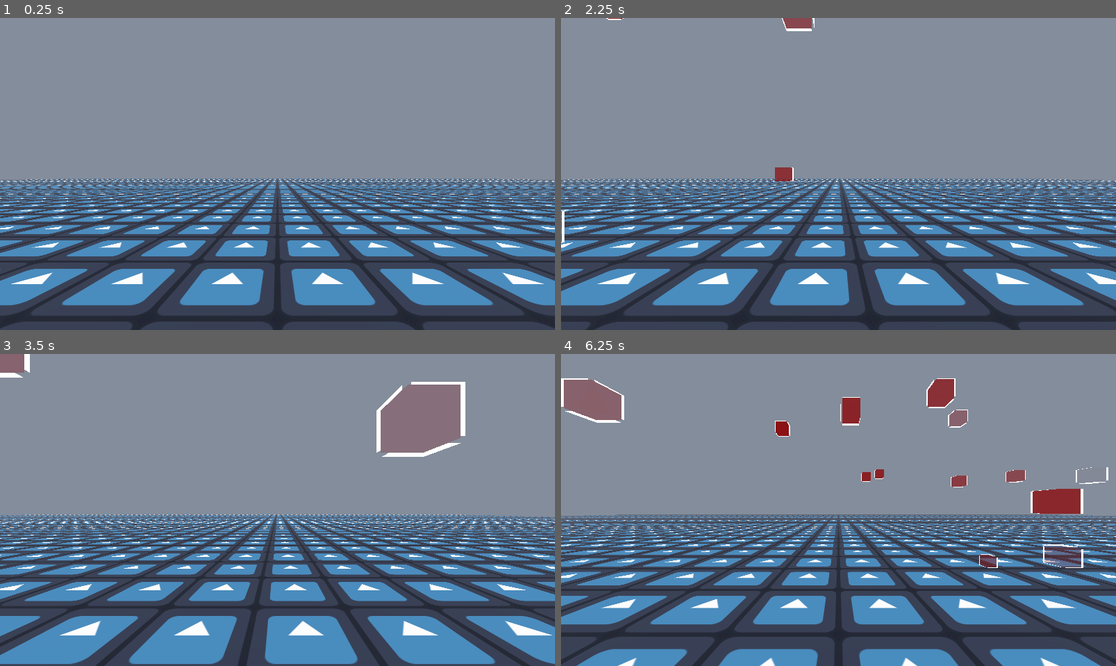
Above: before the commit, frames 1-4 (two rows, left to right).
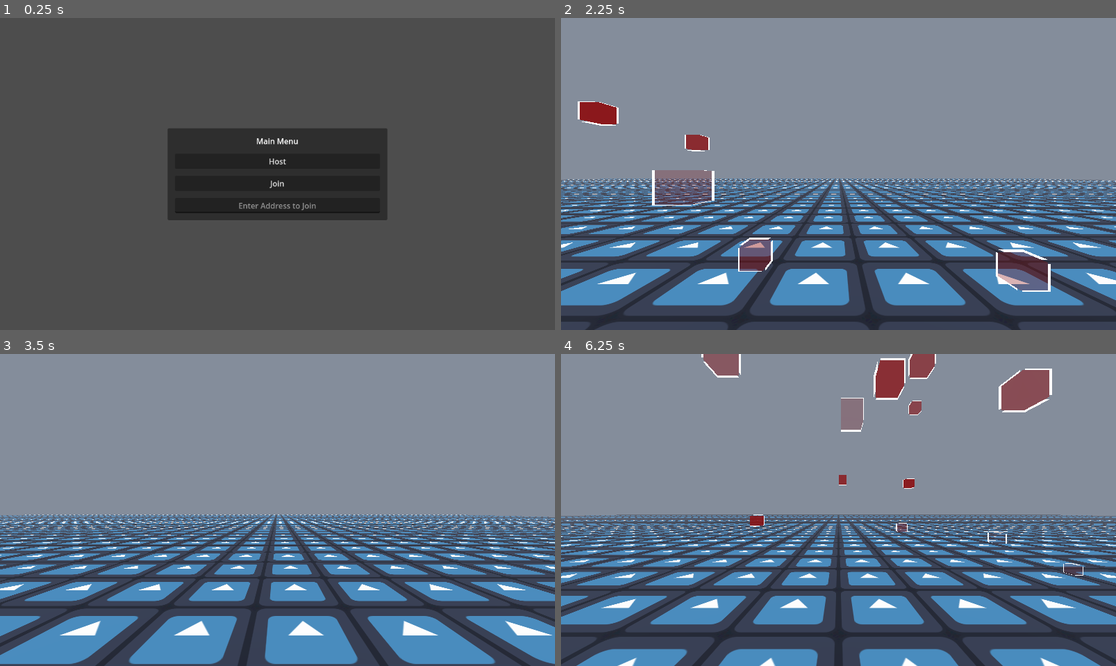
Above: after the commit, the same moments.

Repository: Exponential182/3-Programmers-In-A-Trench-Coat
Game: Godot game, scene res://prefabs/handler.tscn
Same seed, same stepped clock (60 frames per second), same inputs: the game is played once before the commit and once after it. Before the commit the project starts from res://prefabs/world.tscn. The engine's default icon, where the game draws it, is replaced by a stand-in: a white triangle on a blue panel in a dark square.
Inputs (mouse positions are in pixels of both pictures, inside the frame that each line leads up to):
- Up to frame 1 (0.25 s): no input
- Up to frame 2 (2.25 s): click (838, 161) at 0.5 s, where only the run after the commit has a clickable "Host"; tap Enter (ui_accept) at 1.25, 1.52 s; hold Right (ui_right) 1.28-2.03 s; hold Down (ui_down) from 2.03 s (still down)
- Up to frame 3 (3.5 s): tap Enter (ui_accept) at 2.27 s; release Down (ui_down) at 2.78 s; hold Right (ui_right) from 2.78 s (still down)
- Up to frame 4 (6.25 s): release Right (ui_right) at 3.53 s; hold Up (ui_up) 3.53-4.28 s; tap Enter (ui_accept) at 3.77, 4.52, 5.27 s; hold Left (ui_left) 4.28-5.78 s; hold Down (ui_down) from 5.78 s (still down)

The runs differ from the first frame. In frame 1, 81% of the frame differs, in the area x 0-100%, y 0-100%; in frame 2, 3.6%; in frame 3, 3.7%; in frame 4, 7.0%.

Commit message:
Implemented Local multiplayer and project handling scene

Diff:
--- /dev/null
+++ b/prefabs/handler.tscn
@@ -0,0 +1,23 @@
+[gd_scene load_steps=4 format=3 uid="uid://bvjr04hue2iay"]
+
+[ext_resource type="Script" uid="uid://ci1gcmyfajfvf" path="res://scripts/handler.gd" id="1_mpweb"]
+[ext_resource type="PackedScene" uid="uid://cnlqhaltlkfjt" path="res://prefabs/world.tscn" id="2_cggjq"]
+[ext_resource type="PackedScene" uid="uid://bve2xvqs2j3cm" path="res://prefabs/menu.tscn" id="2_gbxyt"]
+
+[node name="Node" type="Node"]
+script = ExtResource("1_mpweb")
+
+[node name="World" parent="." instance=ExtResource("2_cggjq")]
+visible = false
+
+[node name="CanvasLayer" parent="." instance=ExtResource("2_gbxyt")]
+
+[node name="MultiplayerSpawner" type="MultiplayerSpawner" parent="."]
+_spawnable_scenes = PackedStringArray("uid://bb3egfwmtl37w")
+spawn_path = NodePath("../World/Players")
+
+[connection signal="pressed" from="CanvasLayer/Main Menu/MarginContainer/VBoxContainer/HostButton" to="." method="_on_host_button_pressed"]
+[connection signal="pressed" from="CanvasLayer/Main Menu/MarginContainer/VBoxContainer/JoinButton" to="." method="_on_join_button_pressed"]
+
+[editable path="World"]
+[editable path="CanvasLayer"]
--- /dev/null
+++ b/prefabs/menu.tscn
@@ -0,0 +1,44 @@
+[gd_scene format=3 uid="uid://bve2xvqs2j3cm"]
+
+[node name="CanvasLayer" type="CanvasLayer"]
+
+[node name="Main Menu" type="PanelContainer" parent="."]
+anchors_preset = 15
+anchor_right = 1.0
+anchor_bottom = 1.0
+offset_left = 348.0
+offset_top = 228.5
+offset_right = -348.0
+offset_bottom = -228.5
+grow_horizontal = 2
+grow_vertical = 2
+
+[node name="MarginContainer" type="MarginContainer" parent="Main Menu"]
+layout_mode = 2
+theme_override_constants/margin_left = 15
+theme_override_constants/margin_top = 15
+theme_override_constants/margin_right = 15
+theme_override_constants/margin_bottom = 15
+
+[node name="VBoxContainer" type="VBoxContainer" parent="Main Menu/MarginContainer"]
+layout_mode = 2
+theme_override_constants/separation = 15
+
+[node name="Label" type="Label" parent="Main Menu/MarginContainer/VBoxContainer"]
+layout_mode = 2
+text = "Main Menu"
+horizontal_alignment = 1
+vertical_alignment = 1
+
+[node name="HostButton" type="Button" parent="Main Menu/MarginContainer/VBoxContainer"]
+layout_mode = 2
+text = "Host"
+
+[node name="JoinButton" type="Button" parent="Main Menu/MarginContainer/VBoxContainer"]
+layout_mode = 2
+text = "Join"
+
+[node name="IPEntry" type="LineEdit" parent="Main Menu/MarginContainer/VBoxContainer"]
+layout_mode = 2
+placeholder_text = "Enter Address to Join"
+alignment = 1
--- a/prefabs/player.tscn
+++ b/prefabs/player.tscn
@@ -6,7 +6,19 @@
 [sub_resource type="CapsuleShape3D" id="CapsuleShape3D_1txc5"]
 height = 1.5
 
+[sub_resource type="SceneReplicationConfig" id="SceneReplicationConfig_4dohe"]
+properties/0/path = NodePath(".:position")
+properties/0/spawn = true
+properties/0/replication_mode = 1
+properties/1/path = NodePath(".:rotation")
+properties/1/spawn = true
+properties/1/replication_mode = 1
+properties/2/path = NodePath("head/Camera3D:rotation")
+properties/2/spawn = true
+properties/2/replication_mode = 1
+
 [node name="Player" type="CharacterBody3D"]
+collision_layer = 2
 script = ExtResource("1_4dohe")
 
 [node name="head" type="Node3D" parent="."]
@@ -18,3 +30,6 @@
 
 [node name="CollisionShape3D" type="CollisionShape3D" parent="."]
 shape = SubResource("CapsuleShape3D_1txc5")
+
+[node name="MultiplayerSynchronizer" type="MultiplayerSynchronizer" parent="."]
+replication_config = SubResource("SceneReplicationConfig_4dohe")
--- a/prefabs/world.tscn
+++ b/prefabs/world.tscn
@@ -1,8 +1,7 @@
-[gd_scene load_steps=8 format=3 uid="uid://cnlqhaltlkfjt"]
+[gd_scene load_steps=7 format=3 uid="uid://cnlqhaltlkfjt"]
 
 [ext_resource type="Script" uid="uid://dlx35otjcbybs" path="res://scripts/world.gd" id="1_8tlfu"]
-[ext_resource type="Texture2D" uid="uid://d3k1ttljb2box" path="res://assets/images/icon.svg" id="2_wwc5h"]
-[ext_resource type="PackedScene" uid="uid://bb3egfwmtl37w" path="res://prefabs/player.tscn" id="3_6be4p"]
+[ext_resource type="Texture2D" uid="uid://cxpjrmpy3oqol" path="res://assets/images/icon.svg" id="2_wwc5h"]
 
 [sub_resource type="StandardMaterial3D" id="StandardMaterial3D_6be4p"]
 albedo_texture = ExtResource("2_wwc5h")
@@ -33,8 +32,7 @@
 [node name="CollisionShape3D" type="CollisionShape3D" parent="Floor"]
 shape = SubResource("BoxShape3D_4d63b")
 
-[node name="Player" parent="." instance=ExtResource("3_6be4p")]
-transform = Transform3D(1, 0, 0, 0, 1, 0, 0, 0, 1, 0, 1, 0)
-
 [node name="WorldEnvironment" type="WorldEnvironment" parent="."]
 environment = SubResource("Environment_4d63b")
+
+[node name="Players" type="Node" parent="."]
--- a/project.godot
+++ b/project.godot
@@ -11,6 +11,41 @@
 [application]
 
 config/name="Collaborative Game 2025"
-run/main_scene="uid://cnlqhaltlkfjt"
+run/main_scene="uid://bvjr04hue2iay"
 config/features=PackedStringArray("4.5", "Forward Plus")
 config/icon="res://assets/images/icon.svg"
+
+[input]
+
+ui_left={
+"deadzone": 0.5,
+"events": [Object(InputEventKey,"resource_local_to_scene":false,"resource_name":"","device":0,"window_id":0,"alt_pressed":false,"shift_pressed":false,"ctrl_pressed":false,"meta_pressed":false,"pressed":false,"keycode":4194319,"physical_keycode":0,"key_label":0,"unicode":0,"location":0,"echo":false,"script":null)
+, Object(InputEventJoypadButton,"resource_local_to_scene":false,"resource_name":"","device":0,"button_index":13,"pressure":0.0,"pressed":false,"script":null)
+, Object(InputEventJoypadMotion,"resource_local_to_scene":false,"resource_name":"","device":0,"axis":0,"axis_value":-1.0,"script":null)
+, Object(InputEventKey,"resource_local_to_scene":false,"resource_name":"","device":-1,"window_id":0,"alt_pressed":false,"shift_pressed":false,"ctrl_pressed":false,"meta_pressed":false,"pressed":false,"keycode":0,"physical_keycode":65,"key_label":0,"unicode":97,"location":0,"echo":false,"script":null)
+]
+}
+ui_right={
+"deadzone": 0.5,
+"events": [Object(InputEventKey,"resource_local_to_scene":false,"resource_name":"","device":0,"window_id":0,"alt_pressed":false,"shift_pressed":false,"ctrl_pressed":false,"meta_pressed":false,"pressed":false,"keycode":4194321,"physical_keycode":0,"key_label":0,"unicode":0,"location":0,"echo":false,"script":null)
+, Object(InputEventJoypadButton,"resource_local_to_scene":false,"resource_name":"","device":0,"button_index":14,"pressure":0.0,"pressed":false,"script":null)
+, Object(InputEventJoypadMotion,"resource_local_to_scene":false,"resource_name":"","device":0,"axis":0,"axis_value":1.0,"script":null)
+, Object(InputEventKey,"resource_local_to_scene":false,"resource_name":"","device":-1,"window_id":0,"alt_pressed":false,"shift_pressed":false,"ctrl_pressed":false,"meta_pressed":false,"pressed":false,"keycode":0,"physical_keycode":68,"key_label":0,"unicode":100,"location":0,"echo":false,"script":null)
+]
+}
+ui_up={
+"deadzone": 0.5,
+"events": [Object(InputEventKey,"resource_local_to_scene":false,"resource_name":"","device":0,"window_id":0,"alt_pressed":false,"shift_pressed":false,"ctrl_pressed":false,"meta_pressed":false,"pressed":false,"keycode":4194320,"physical_keycode":0,"key_label":0,"unicode":0,"location":0,"echo":false,"script":null)
+, Object(InputEventJoypadButton,"resource_local_to_scene":false,"resource_name":"","device":0,"button_index":11,"pressure":0.0,"pressed":false,"script":null)
+, Object(InputEventJoypadMotion,"resource_local_to_scene":false,"resource_name":"","device":0,"axis":1,"axis_value":-1.0,"script":null)
+, Object(InputEventKey,"resource_local_to_scene":false,"resource_name":"","device":-1,"window_id":0,"alt_pressed":false,"shift_pressed":false,"ctrl_pressed":false,"meta_pressed":false,"pressed":false,"keycode":0,"physical_keycode":87,"key_label":0,"unicode":119,"location":0,"echo":false,"script":null)
+]
+}
+ui_down={
+"deadzone": 0.5,
+"events": [Object(InputEventKey,"resource_local_to_scene":false,"resource_name":"","device":0,"window_id":0,"alt_pressed":false,"shift_pressed":false,"ctrl_pressed":false,"meta_pressed":false,"pressed":false,"keycode":4194322,"physical_keycode":0,"key_label":0,"unicode":0,"location":0,"echo":false,"script":null)
+, Object(InputEventJoypadButton,"resource_local_to_scene":false,"resource_name":"","device":0,"button_index":12,"pressure":0.0,"pressed":false,"script":null)
+, Object(InputEventJoypadMotion,"resource_local_to_scene":false,"resource_name":"","device":0,"axis":1,"axis_value":1.0,"script":null)
+, Object(InputEventKey,"resource_local_to_scene":false,"resource_name":"","device":-1,"window_id":0,"alt_pressed":false,"shift_pressed":false,"ctrl_pressed":false,"meta_pressed":false,"pressed":false,"keycode":0,"physical_keycode":83,"key_label":0,"unicode":115,"location":0,"echo":false,"script":null)
+]
+}
--- /dev/null
+++ b/scripts/handler.gd
@@ -0,0 +1,36 @@
+extends Node
+
+@onready var main_menu = $"CanvasLayer/Main Menu"
+@onready var world = $World
+@onready var ip_entry = $"CanvasLayer/Main Menu/MarginContainer/VBoxContainer/IPEntry"
+
+const Player = preload("res://prefabs/player.tscn")
+const PORT = 53431
+var enet_peer = ENetMultiplayerPeer.new()
+
+
+
+func _on_host_button_pressed() -> void:
+	main_menu.hide()
+	world.show()
+
+	enet_peer.create_server(PORT)
+	multiplayer.multiplayer_peer = enet_peer
+	multiplayer.peer_connected.connect(add_player)
+
+	add_player(multiplayer.get_unique_id())
+
+
+func _on_join_button_pressed() -> void:
+	main_menu.hide()
+	world.show()
+
+	enet_peer.create_client("localhost", PORT)
+	multiplayer.multiplayer_peer = enet_peer
+
+
+func add_player(peer_id):
+	var player = Player.instantiate()
+	player.position.y += 1
+	player.name = str(peer_id)
+	$World/Players.add_child(player)
--- a/scripts/player.gd
+++ b/scripts/player.gd
@@ -1,11 +1,20 @@
 extends CharacterBody3D
 
+@onready var camera = $head/Camera3D
 
 const SPEED = 5.0
 const JUMP_VELOCITY = 4.5
 
+func _enter_tree():
+	set_multiplayer_authority(str(name).to_int())
+
+func _ready():
+	if not is_multiplayer_authority(): return
+
+	camera.current = true
 
 func _physics_process(delta: float) -> void:
+	if not is_multiplayer_authority(): return
 	# Add the gravity.
 	if not is_on_floor():
 		velocity += get_gravity() * delta
Not shown: 1 places in prefabs/player.tscn that only renumber resources
Not shown, added: scripts/handler.gd.uid
Not shown, added: prefabs/handler.tscn1134081564.tmp
Not shown, added: prefabs/handler.tscn1141891553.tmp
